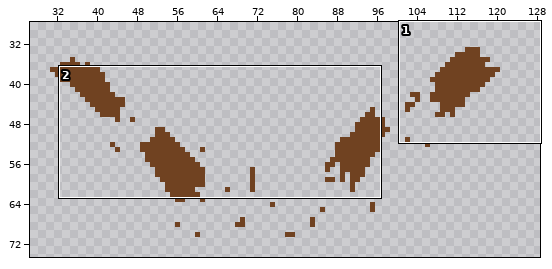
File history of a sprite sheet, Assets/Sprites/Broken Plank/Broken Plank7.png. The picture above shows the old version from afar; the outline marks the close-up.
Close-up. Earlier state:
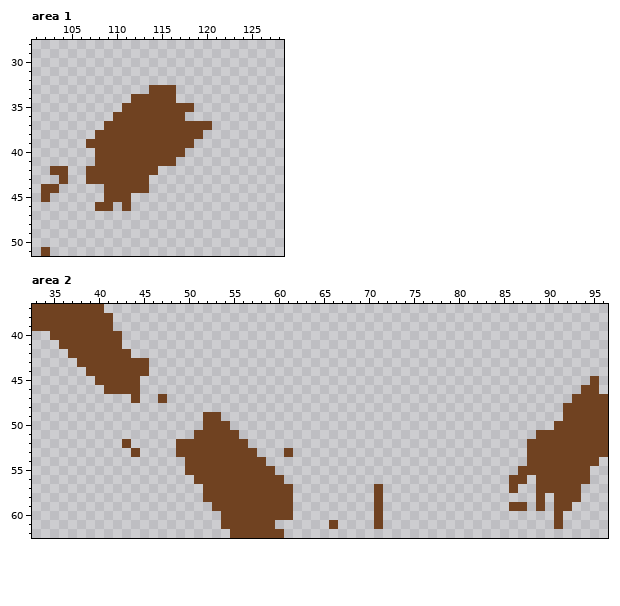
The file is 160x78 pixels. Shown: area 1: x 101..128, y 28..51; area 2: x 33..96, y 37..62. The wide view leaves out empty margins.
The same view after the edit:
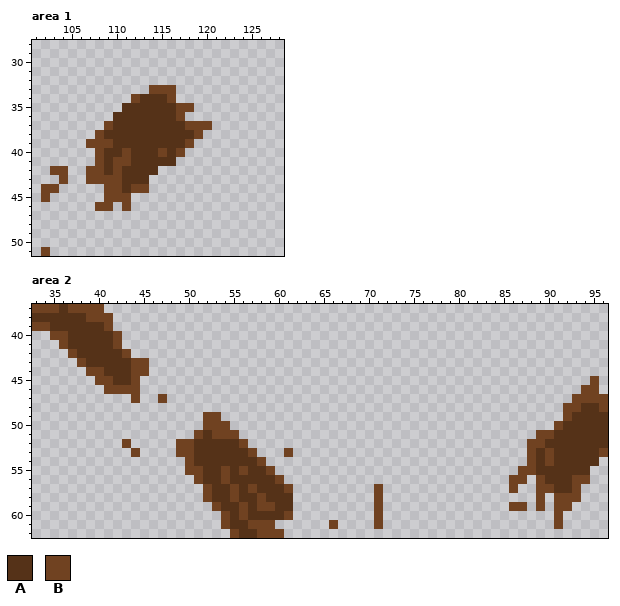
Palette (. is transparent): A #553218  B #704221
The edit:
Area 1:
y 34: x 113..115 BBB -> AAA
y 35: x 111..116 BBBBBB -> AAAAAA
y 36: x 110..116 BBBBBBB -> AAAAAAA
y 37: x 110..117 BBBBBBBB -> AAAAAAAA
y 38: x 109..118 BBBBBBBBBB -> AAAAAAAAAA
y 39: x 110..117 BBBBBBBB -> AAAAAAAA
y 40: x 109..110 BB -> AA; x 112..114 BBB -> AAA; x 116 B -> A
y 41: x 109 B -> A; x 112..116 BBBBB -> AAAAA
y 42: x 109 B -> A; x 111..114 BBBB -> AAAA
y 43: x 111..113 BBB -> AAA
y 44: x 111 B -> A
Area 2:
y 37: x 36 B -> A
y 38: x 33..38 BBBBBB -> AAAAAA
y 39: x 35..40 BBBBBB -> AAAAAA
y 40..41: x 37..41 BBBBB -> AAAAA
y 42: x 38..42 BBBBB -> AAAAA
y 43: x 39..43 BBBBB -> AAAAA
y 44: x 41..43 BBB -> AAA
y 45: x 42..43 BB -> AA
y 48: x 94..95 BB -> AA
y 49: x 93..96 BBBB -> AAAA
y 50: x 92..96 BBBBB -> AAAAA
y 51: x 52 B -> A; x 91..96 BBBBBB -> AAAAAA
y 52: x 51..55 BBBBB -> AAAAA; x 90..96 BBBBBBB -> AAAAAAA
y 53: x 51..56 BBBBBB -> AAAAAA; x 89 B -> A; x 91..95 BBBBB -> AAAAA
y 54: x 51..57 BBBBBBB -> AAAAAAA; x 89 B -> A; x 91..95 BBBBB -> AAAAA
y 55: x 52..53 BB -> AA; x 55 B -> A; x 57..58 BB -> AA; x 89..94 BBBBBB -> AAAAAA
y 56: x 52..53 BB -> AA; x 55..59 BBBBB -> AAAAA; x 90..92 BBB -> AAA
y 57: x 53..54 BB -> AA; x 56 B -> A; x 58..60 BBB -> AAA; x 91..92 BB -> AA
y 58: x 53..54 BB -> AA; x 56..57 BB -> AA; x 59..61 BBB -> AAA
y 59: x 54..55 BB -> AA; x 57 B -> A; x 60..61 BB -> AA
y 60: x 55 B -> A; x 57..60 BBBB -> AAAA
y 61: x 55..56 BB -> AA
y 62: x 56..57 BB -> AA
Where, in picture pixels (left, top, right, bottom), the same in both close-ups:
changed: (104, 94, 194, 193)
changed: (32, 304, 131, 385)
changed: (536, 403, 608, 493)
changed: (194, 430, 293, 538)
